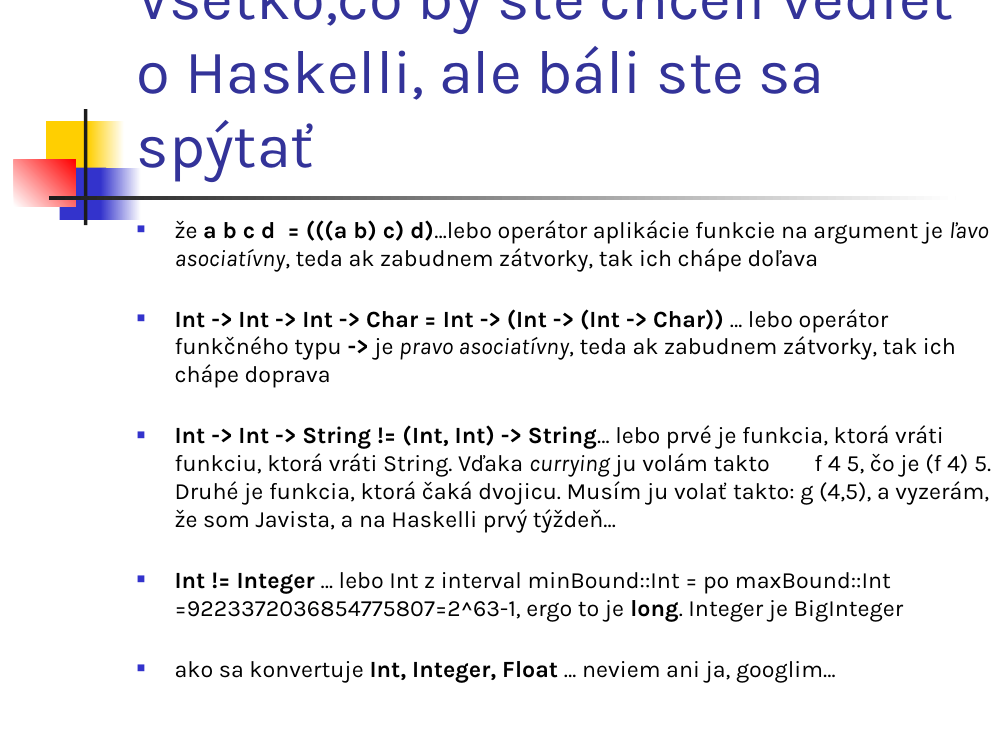
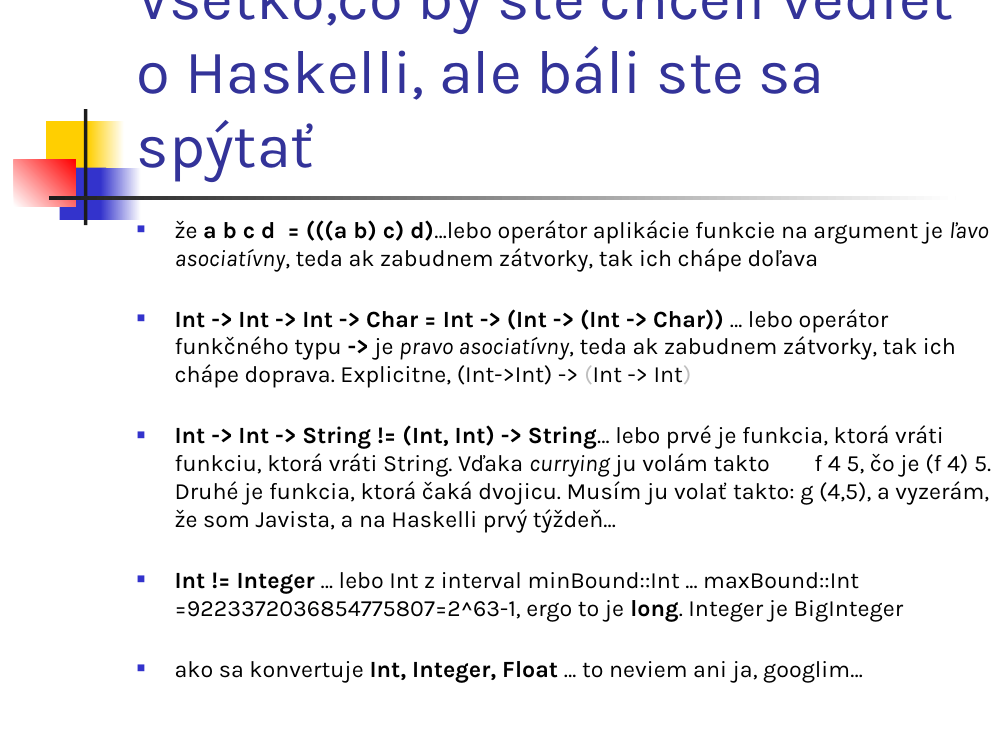
Before and after one commit to Funkcionalne/Prednasky, a slide deck: slide 3 of 02/02_intro.ppt (slide 2 before the commit). Drawn at 1008x756 pixels with LibreOffice and Linux fonts; fonts in the diff are those of the drawing. Boxes give left, top, right and bottom in pixels: in the first picture for what was removed or moved away, otherwise in the second. Text is boxed around its words. In the diff, an @@ line names an element or a change of style, - is before the commit and + after.

```diff
--- a/02/02_intro.ppt
+++ b/02/02_intro.ppt
@@ text at [175, 309, 956, 388]: text changed @@
-■ Int -> Int -> Int -> Char = Int -> (Int -> (Int -> Char)) … lebo operátor funkčného typu -> je pravo asociatívny, teda ak zabudnem zátvorky, tak ich chápe doprava
+■ Int -> Int -> Int -> Char = Int -> (Int -> (Int -> Char)) … lebo operátor funkčného typu -> je pravo asociatívny, teda ak zabudnem zátvorky, tak ich chápe doprava. Explicitne, (Int->Int) -> (Int -> Int)
@@ text at [175, 572, 903, 682]: text changed @@
-■ Int != Integer … lebo Int z interval minBound::Int = po maxBound::Int =9223372036854775807=2^63-1, ergo to je long. Integer je BigInteger
-■ ako sa konvertuje Int, Integer, Float … neviem ani ja, googlim…
+■ Int != Integer … lebo Int z interval minBound::Int ... maxBound::Int =9223372036854775807=2^63-1, ergo to je long. Integer je BigInteger
+■ ako sa konvertuje Int, Integer, Float … to neviem ani ja, googlim…
```
Also in this commit, not shown: 12 other slides changed, 2 slides added, 3 other files.
